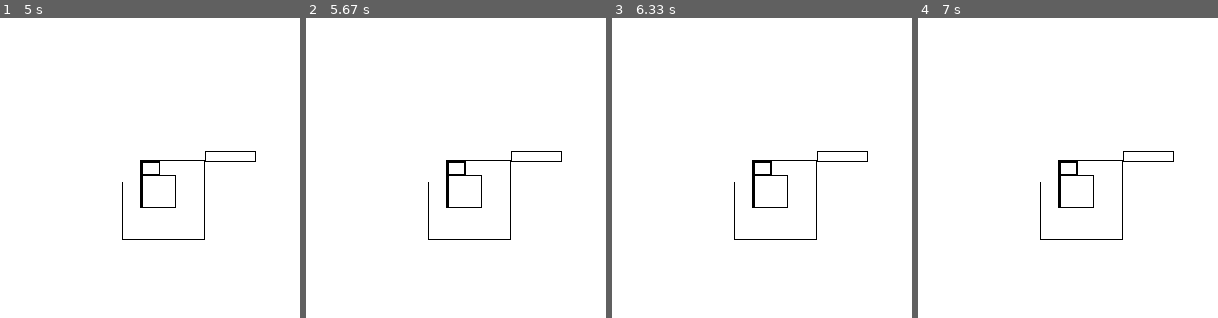
Above: before the commit, frames 1-4 (left to right).
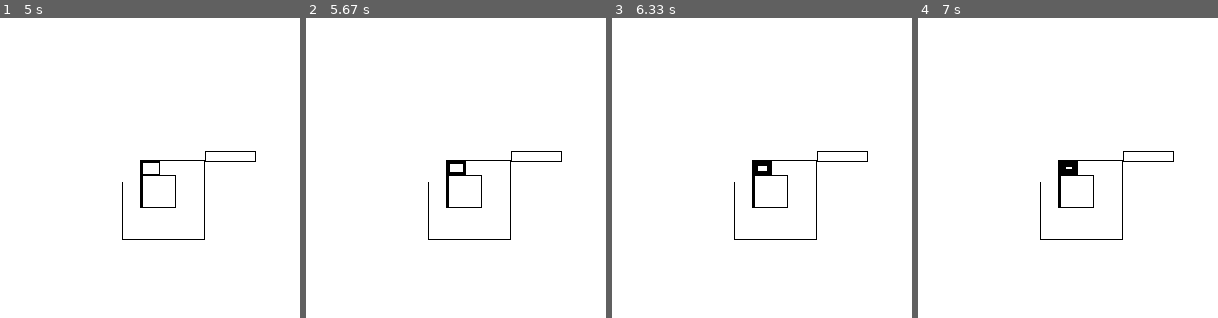
Above: after the commit, the same moments.

Repository: TESTUDENT101exe/CompSciHW
Game: pygame game, started from Pygame/Pygame HW new.py
Two runs of this game, one before a commit and one after it. Both use one fixed random seed, a clock stepped at 60 frames per second and the inputs below.
Inputs:
- Up to frame 1 (5 s): no input
- Up to frame 2 (5.67 s): no input
- Up to frame 3 (6.33 s): no input
- Up to frame 4 (7 s): no input
The pictures show only the part of the screen within x 30-80%, y 23-73%; the shares and areas given below are measured in that part.

Frame 1 is identical in both runs. In frame 2, less than 0.1% of the frame differs, in the area x 47-53%, y 48-52%; in frame 3, 0.1%; in frame 4, 0.2%.

Commit message:
Pygame HW Reupload

Diff:
--- a/Pygame/Pygame HW new.py
+++ b/Pygame/Pygame HW new.py
@@ -24,17 +24,21 @@
     while runtime!=steps and failed!=True:
         if direct==1 and screen.get_at((objxy[0]+1, objxy[1])) != (0 ,0 ,0):
             objxy[0]+=1
+            complete_obstruction=0
         elif direct==2 and screen.get_at((objxy[0], objxy[1]+1)) != (0 ,0 ,0):
             objxy[1]+=1
+            complete_obstruction=0
         elif direct==3 and screen.get_at((objxy[0]-1, objxy[1])) != (0 ,0 ,0):
             objxy[0]=objxy[0]-1
+            complete_obstruction=0
         elif direct==4 and screen.get_at((objxy[0], objxy[1]-1)) != (0 ,0 ,0):
             objxy[1]=objxy[1]-1
+            complete_obstruction=0
         else:
             complete_obstruction+=1
             failed=True
         runtime+=1
-        print(objxy[0:])
+        print(complete_obstruction)
         obj()
         pygame.display.update()
 
@@ -61,7 +65,7 @@
         steps=random.randint(10 ,50)
         time.sleep(0.1)
         move()
-        if complete_obstruction==5:
+        if complete_obstruction==5 and failed==True:
             enddraw=True
             print("Drawing Complete")
         elif objxy[0]<=0 or objxy[0]>=600 or objxy[1]<=0 or objxy[1]>=600:
